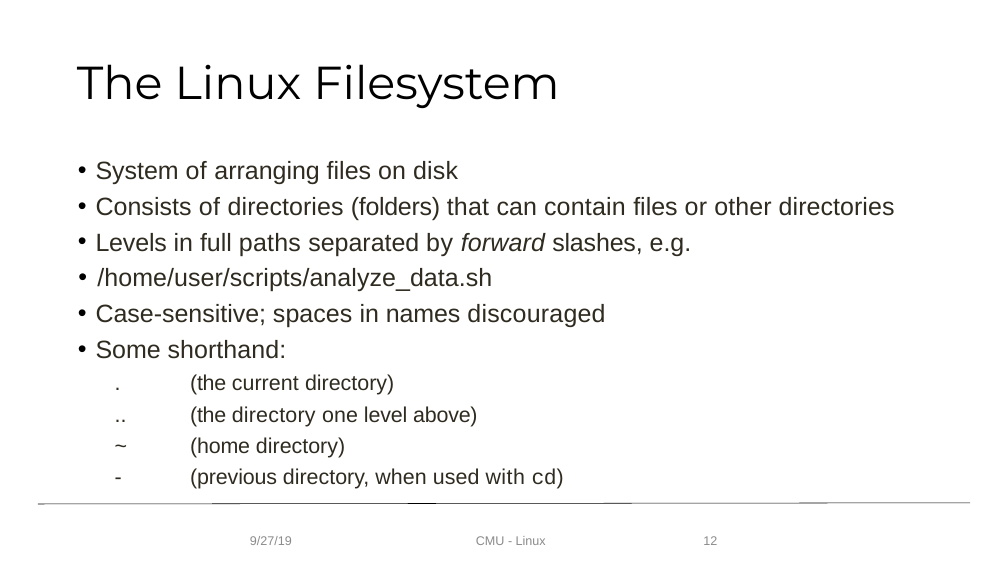
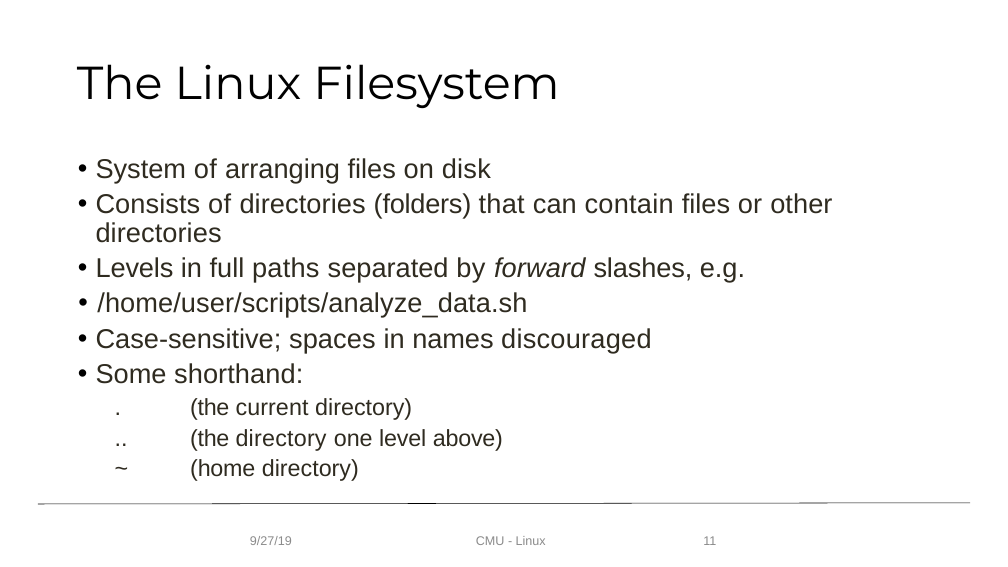
Before and after one commit to ResearchComputing/CMU_HPC_2019, a slide deck: slide 11 of Linux/Intro_Linux.pptx (slide 12 before the commit). Drawn at 1008x567 pixels with LibreOffice and Linux fonts; fonts in the diff are those of the drawing; background and template pictures are left out. Boxes give left, top, right and bottom in pixels: in the first picture for what was removed or moved away, otherwise in the second. Text is boxed around its words. In the diff, an @@ line names an element or a change of style, - is before the commit and + after.

```diff
--- a/Linux/Intro_Linux.pptx
+++ b/Linux/Intro_Linux.pptx
@@ text "System of arranging files on ..." at bbox=[96, 158, 832, 481]: size 23.8 to 25.9 pt in "System of arranging files on disk", "Consists of directories (folders) that can contain ...", "Levels in full paths separated by forward ...", "/home/user/scripts/analyze_data.sh" and 2 more places; size 20.4 to 22.2 pt in ". (the current directory)", ".. (the directory one level above)", "~ (home directory)"; line spacing 1 to 0.9 @@
@@ text at bbox=[190, 468, 564, 489]: paragraph removed @@
-  - (previous directory, when used with cd)
@@ page number at bbox=[703, 536, 716, 545]: text changed @@
-12
+11
```
Also in this commit, not shown: 5 other slides changed, 1 slide removed, 1 other file.
